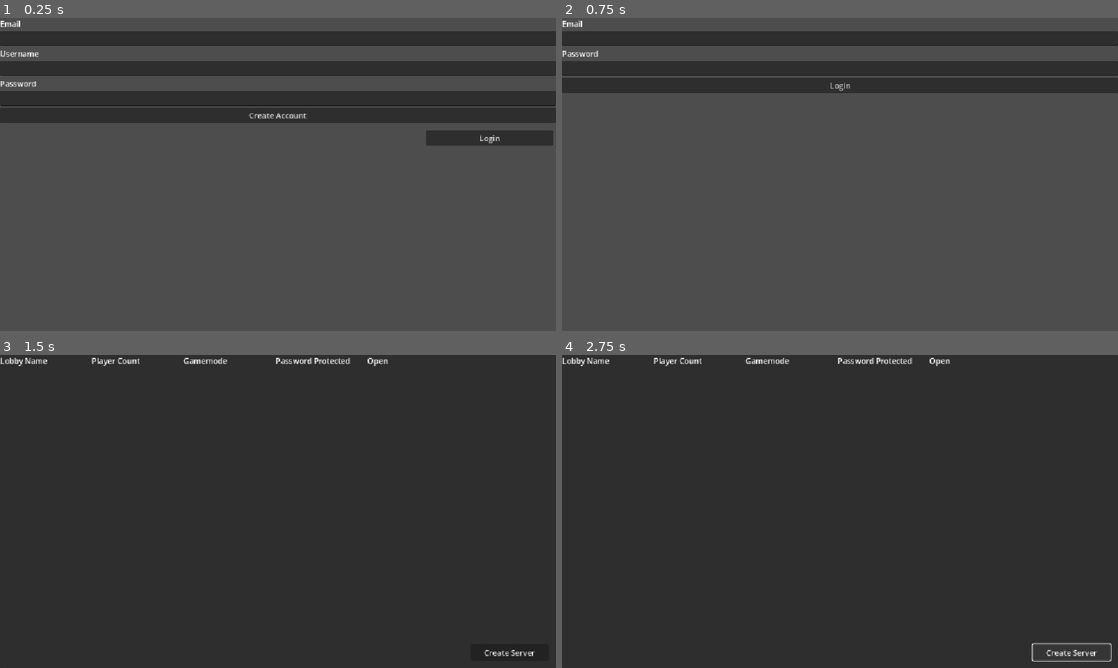
Above: before the commit, frames 1-4 (two rows, left to right).
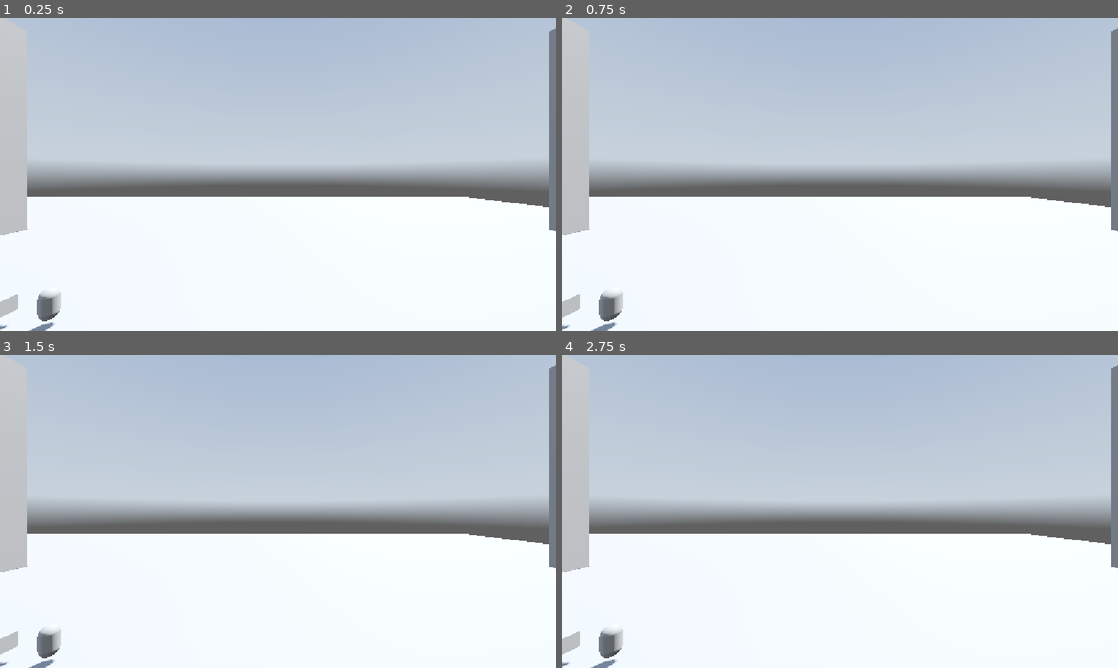
Above: after the commit, the same moments.

Repository: Virus01Official/forgotten
Game: Godot game, scene res://main.tscn
Two runs of this game, one before a commit and one after it. Both use one fixed random seed, a clock stepped at 60 frames per second and the inputs below. Before the commit the project starts from res://menu.tscn. The engine's default icon, where the game draws it, is replaced by a stand-in: a white triangle on a blue panel in a dark square. A sky picture missing from this copy of the repository is replaced by a grey-blue gradient.
Inputs (mouse positions are in pixels of both pictures, inside the frame that each line leads up to):
- Up to frame 1 (0.25 s): no input
- Up to frame 2 (0.75 s): click (1051, 136) at 0.5 s, where only the run before the commit has a clickable "Login"
- Up to frame 3 (1.5 s): click (278, 423) at 1.25 s, where only the run before the commit has a clickable "Login"
- Up to frame 4 (2.75 s): click (1073, 652) at 2 s, where only the run before the commit has a clickable "Create Server"

The runs differ from the first frame. In frame 1, 97% of the frame differs, in the area x 0-100%, y 0-100%; in frame 2, 97%; in frame 3, 100%; in frame 4, 100%.

Commit message:
removed lobby creation temporary

Diff:
--- /dev/null
+++ b/createLobBut.gd
@@ -0,0 +1,5 @@
+extends Button
+
+func _on_pressed() -> void:
+	$"../../CreateLobby".visible = true
+	$"..".visible = false
--- /dev/null
+++ b/create_lobby.gd
@@ -0,0 +1,4 @@
+extends Control
+
+func _on_button_pressed() -> void:
+	GDSync.lobby_create($Panel/LineEdit.text, $Panel/LineEdit2.text)
--- a/gamedata.gd
+++ b/gamedata.gd
@@ -20,7 +20,8 @@
 				"res://assets/voicelines/envy/voiceline.mp3",
 				"res://assets/voicelines/envy/voiceline2.mp3",
 				"res://assets/voicelines/envy/voiceline3.mp3",
-				"res://assets/voicelines/envy/becca_uwu.mp3"
+				"res://assets/voicelines/envy/becca_uwu.mp3",
+				"res://assets/voicelines/envy/voiceline4.mp3",
 			],
 			"intro": [
 				"res://assets/voicelines/envy/intro1.mp3"
@@ -48,7 +49,7 @@
 			]
 		}
 	},
-	"Chance": {
+	"Gambler": {
 		"type": "survivor",
 		"price": 300
 	},
@@ -96,7 +97,8 @@
 			load("res://assets/voicelines/envy/voiceline.mp3"),
 			load("res://assets/voicelines/envy/voiceline2.mp3"),
 			load("res://assets/voicelines/envy/voiceline3.mp3"),
-			load("res://assets/voicelines/envy/becca_uwu.mp3")
+			load("res://assets/voicelines/envy/becca_uwu.mp3"),
+			load("res://assets/voicelines/envy/voiceline4.mp3")
 		]
 
 	if not killer_voicelines["intro"].has("envy"):
--- a/inventory.tscn
+++ b/inventory.tscn
@@ -1,4 +1,12 @@
-[gd_scene format=3 uid="uid://cbgjse35iov5n"]
+[gd_scene load_steps=4 format=3 uid="uid://cbgjse35iov5n"]
+
+[ext_resource type="Texture2D" uid="uid://xl4tgr8vdxie" path="res://icon.svg" id="1_pohso"]
+
+[sub_resource type="LabelSettings" id="LabelSettings_psafj"]
+font_size = 31
+
+[sub_resource type="LabelSettings" id="LabelSettings_5tt2m"]
+font_size = 41
 
 [node name="Inventory" type="Control"]
 layout_mode = 3
@@ -7,3 +15,76 @@
 anchor_bottom = 1.0
 grow_horizontal = 2
 grow_vertical = 2
+
+[node name="Container" type="Container" parent="."]
+layout_mode = 0
+offset_top = 89.0
+offset_right = 941.0
+offset_bottom = 653.0
+
+[node name="GridContainer" type="GridContainer" parent="Container"]
+layout_mode = 2
+columns = 7
+
+[node name="TextureButton" type="TextureButton" parent="Container/GridContainer"]
+layout_mode = 2
+texture_normal = ExtResource("1_pohso")
+
+[node name="Name" type="Label" parent="Container/GridContainer/TextureButton"]
+layout_mode = 0
+offset_right = 125.0
+offset_bottom = 30.0
+text = "Glitcher"
+label_settings = SubResource("LabelSettings_psafj")
+horizontal_alignment = 1
+
+[node name="Panel" type="Panel" parent="."]
+layout_mode = 0
+offset_left = 941.0
+offset_top = 2.0
+offset_right = 1154.0
+offset_bottom = 648.0
+
+[node name="TextureRect" type="TextureRect" parent="Panel"]
+layout_mode = 0
+offset_right = 207.0
+offset_bottom = 152.0
+texture = ExtResource("1_pohso")
+expand_mode = 1
+
+[node name="Name" type="Label" parent="Panel"]
+layout_mode = 0
+offset_left = 2.0
+offset_top = 151.0
+offset_right = 210.0
+offset_bottom = 197.0
+text = "Glitcher"
+label_settings = SubResource("LabelSettings_5tt2m")
+horizontal_alignment = 1
+
+[node name="Skins" type="TextureButton" parent="Panel"]
+layout_mode = 0
+offset_left = 6.0
+offset_top = 356.0
+offset_right = 212.0
+offset_bottom = 498.0
+texture_normal = ExtResource("1_pohso")
+ignore_texture_size = true
+stretch_mode = 0
+
+[node name="Info" type="TextureButton" parent="Panel"]
+layout_mode = 0
+offset_left = 6.0
+offset_top = 507.0
+offset_right = 212.0
+offset_bottom = 649.0
+texture_normal = ExtResource("1_pohso")
+ignore_texture_size = true
+stretch_mode = 0
+
+[node name="Panel2" type="Panel" parent="."]
+layout_mode = 0
+offset_left = -2.0
+offset_top = 2.0
+offset_right = 941.0
+offset_bottom = 90.0
--- a/main.gd
+++ b/main.gd
@@ -40,7 +40,6 @@
 
 func _ready() -> void:
 	Gamedata.load_progress()
-	#_spawn_player(1)
 
 	GDSync.connected.connect(connected)
 	GDSync.connection_failed.connect(connection_failed)
@@ -51,11 +50,43 @@
 	GDSync.lobby_joined.connect(lobby_joined)
 	GDSync.lobby_join_failed.connect(lobby_join_failed)
 
+	GDSync.start_multiplayer()
 	start_round()
+
+func lobby_created(lobby_name : String) -> void:
+	print("Created lobby ", lobby_name)
+
+	GDSync.lobby_join(lobby_name)
+
+func lobby_joined(lobby_name : String) -> void:
+	print("Joined lobby ", lobby_name)
+
+func lobby_join_failed(lobby_name : String, error : int) -> void:
+	print("Failed to join lobby ", lobby_name)
+
+	if error == ENUMS.LOBBY_JOIN_ERROR.LOBBY_DOES_NOT_EXIST:
+		print("Lobby doesn't exist ", lobby_name)
+	if error == ENUMS.LOBBY_JOIN_ERROR.LOBBY_IS_CLOSED:
+		print(lobby_name, " is closed")
+	if error == ENUMS.LOBBY_JOIN_ERROR.LOBBY_IS_FULL:
+		print(lobby_name, " is full")
+	if error == ENUMS.LOBBY_JOIN_ERROR.LOBBY_DOES_NOT_EXIST:
+		print(lobby_name, " doesn't exist")
+
+func lobby_creation_failed(lobby_name : String, error : int) -> void:
+	print("Failed to create lobby ", lobby_name)
+
+	if error == ENUMS.LOBBY_CREATION_ERROR.LOBBY_ALREADY_EXISTS:
+		GDSync.lobby_join(lobby_name)
+	elif error == ENUMS.LOBBY_CREATION_ERROR.NAME_TOO_SHORT:
+		print("Too short")
+	elif error == ENUMS.LOBBY_CREATION_ERROR.LOCAL_PORT_ERROR:
+		print("Port error")
+	elif error == ENUMS.LOBBY_CREATION_ERROR.DATA_TOO_LARGE:
+		print("too much data")
 
 func connected() -> void:
 	print("connected")
-
 	GDSync.lobby_create("test")
 
 func connection_failed(error : int) -> void:
@@ -67,23 +98,6 @@
 
 func _on_round_end():
 	Gamedata.save_progress()
-
-func lobby_created(lobby_name : String) -> void:
-	print("Created lobby ", lobby_name)
-
-	GDSync.lobby_join(lobby_name)
-
-func lobby_joined(lobby_name : String) -> void:
-	print("Joined lobby ", lobby_name)
-
-func lobby_join_failed(lobby_name : String, _error : int) -> void:
-	print("Failed to join lobby ", lobby_name)
-
-func lobby_creation_failed(lobby_name : String, error : int) -> void:
-	print("Failed to create lobby ", lobby_name)
-
-	if error == ENUMS.LOBBY_CREATION_ERROR.LOBBY_ALREADY_EXISTS:
-		GDSync.lobby_join(lobby_name)
 
 @rpc("any_peer", "call_local")
 func set_killer(player_name: String):
--- a/menu.gd
+++ /dev/null
@@ -1,15 +0,0 @@
-extends Control
-
-var loggedIn : bool = false
-
-# Called when the node enters the scene tree for the first time.
-func _ready() -> void:
-	GDSync.start_multiplayer()
-
-
-# Called every frame. 'delta' is the elapsed time since the previous frame.
-func _process(delta: float) -> void:
-	if loggedIn:
-		$Login.visible = false
-		$CreateAccount.visible = false
-		$LobbyBrowser.visible = true
--- a/menu.tscn
+++ /dev/null
@@ -1,108 +0,0 @@
-[gd_scene load_steps=6 format=3 uid="uid://cdm4chkh1inmu"]
-
-[ext_resource type="Script" uid="uid://bylmssgb7yhll" path="res://menu.gd" id="1_lti8b"]
-[ext_resource type="PackedScene" uid="uid://dx00vd8c6387g" path="res://GD-SyncTemplates/Accounts/create_account.tscn" id="2_ouk20"]
-[ext_resource type="Script" uid="uid://dqilhnvdbrdll" path="res://idfk.gd" id="3_4hy44"]
-[ext_resource type="PackedScene" uid="uid://b6v2t1l5wlcjk" path="res://GD-SyncTemplates/Accounts/login.tscn" id="3_mae5d"]
-[ext_resource type="PackedScene" uid="uid://8qy4jenu2w1m" path="res://GD-SyncTemplates/LobbyBrowser/lobby_browser.tscn" id="5_ytr4m"]
-
-[node name="menu" type="Control"]
-layout_mode = 3
-anchors_preset = 15
-anchor_right = 1.0
-anchor_bottom = 1.0
-grow_horizontal = 2
-grow_vertical = 2
-script = ExtResource("1_lti8b")
-
-[node name="Button" type="Button" parent="."]
-visible = false
-layout_mode = 0
-offset_left = 367.0
-offset_top = 54.0
-offset_right = 666.0
-offset_bottom = 137.0
-text = "PLAY"
-
-[node name="Button2" type="Button" parent="."]
-visible = false
-layout_mode = 0
-offset_left = 367.0
-offset_top = 170.0
-offset_right = 666.0
-offset_bottom = 253.0
-text = "SETTINGS"
-
-[node name="Button3" type="Button" parent="."]
-visible = false
-layout_mode = 0
-offset_left = 365.0
-offset_top = 298.0
-offset_right = 664.0
-offset_bottom = 381.0
-text = "QUIT"
-
-[node name="CreateAccount" parent="." instance=ExtResource("2_ouk20")]
-layout_mode = 1
-
-[node name="Button" type="Button" parent="CreateAccount"]
-layout_mode = 0
-offset_left = 883.0
-offset_top = 233.0
-offset_right = 1146.0
-offset_bottom = 264.0
-text = "Login"
-script = ExtResource("3_4hy44")
-
-[node name="Login" parent="." instance=ExtResource("3_mae5d")]
-visible = false
-layout_mode = 1
-
-[node name="LobbyBrowser" parent="." instance=ExtResource("5_ytr4m")]
-visible = false
-layout_mode = 1
-
-[node name="Button" type="Button" parent="LobbyBrowser"]
-layout_mode = 0
-offset_left = 975.0
-offset_top = 599.0
-offset_right = 1137.0
-offset_bottom = 633.0
-text = "Create Server"
-
-[node name="CreateLobby" type="Control" parent="."]
-visible = false
-anchors_preset = 0
-offset_right = 40.0
-offset_bottom = 40.0
-
-[node name="Panel" type="Panel" parent="CreateLobby"]
-layout_mode = 0
-offset_right = 1153.0
-offset_bottom = 648.0
-
-[node name="LineEdit" type="LineEdit" parent="CreateLobby/Panel"]
-layout_mode = 0
-offset_left = 350.0
-offset_top = 26.0
-offset_right = 717.0
-offset_bottom = 57.0
-placeholder_text = "Name"
-
-[node name="LineEdit2" type="LineEdit" parent="CreateLobby/Panel"]
-layout_mode = 0
-offset_left = 351.0
-offset_top = 74.0
-offset_right = 718.0
-offset_bottom = 105.0
-placeholder_text = "Password (Optional)"
-
-[node name="Button" type="Button" parent="CreateLobby/Panel"]
-layout_mode = 0
-offset_left = 350.0
-offset_top = 271.0
-offset_right = 677.0
-offset_bottom = 304.0
-text = "Create"
-
-[connection signal="pressed" from="CreateAccount/Button" to="CreateAccount/Button" method="_on_pressed"]
--- a/player.gd
+++ b/player.gd
@@ -8,9 +8,12 @@
 var heal_duration := 5.0 # how many seconds the healing takes
 var heal_timer := 0.0
 
+var blocked = false
+
 var survivor_health = {
 	"Chance": 80,
-	"Engineer": 95
+	"Engineer": 95,
+	"Guest": 115
 }
 
 var stunned = false
@@ -217,6 +220,8 @@
 					weakness = weakness + 1
 					print("Weakness: ", weakness)
 					effects.text = "Weakness: " + str(weakness)
+			elif selectedSurvivor == "Guest":
+				blocked = true
 
 	elif Input.is_action_just_pressed("ability2") and not attacking:
 		if isKiller:
--- a/project.godot
+++ b/project.godot
@@ -18,7 +18,7 @@
 [application]
 
 config/name="forgotten"
-run/main_scene="uid://cdm4chkh1inmu"
+run/main_scene="uid://ce6jx278866ft"
 config/features=PackedStringArray("4.5", "Forward Plus")
 config/icon="res://icon.svg"
 
--- a/shop.tscn
+++ b/shop.tscn
@@ -20,6 +20,7 @@
 
 [node name="Container" type="Container" parent="."]
 layout_mode = 0
+offset_top = 89.0
 offset_right = 941.0
 offset_bottom = 653.0
 
@@ -112,3 +113,10 @@
 texture_normal = ExtResource("1_viryw")
 ignore_texture_size = true
 stretch_mode = 0
+
+[node name="Panel2" type="Panel" parent="."]
+layout_mode = 0
+offset_left = -2.0
+offset_top = 2.0
+offset_right = 941.0
+offset_bottom = 90.0
Not shown, added: assets/voicelines/envy/voiceline4.mp3.import
Not shown, added: createLobBut.gd.uid
Not shown, added: create_lobby.gd.uid
Not shown, removed: menu.gd.uid
Not shown, added: assets/voicelines/envy/voiceline4.mp3
